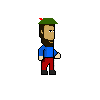
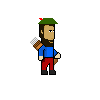
Comparing the layer stacks of the two 100×100 images. Changes:
added layer "Layer 6" over (x1=30, y1=37, x2=58, y2=65)
